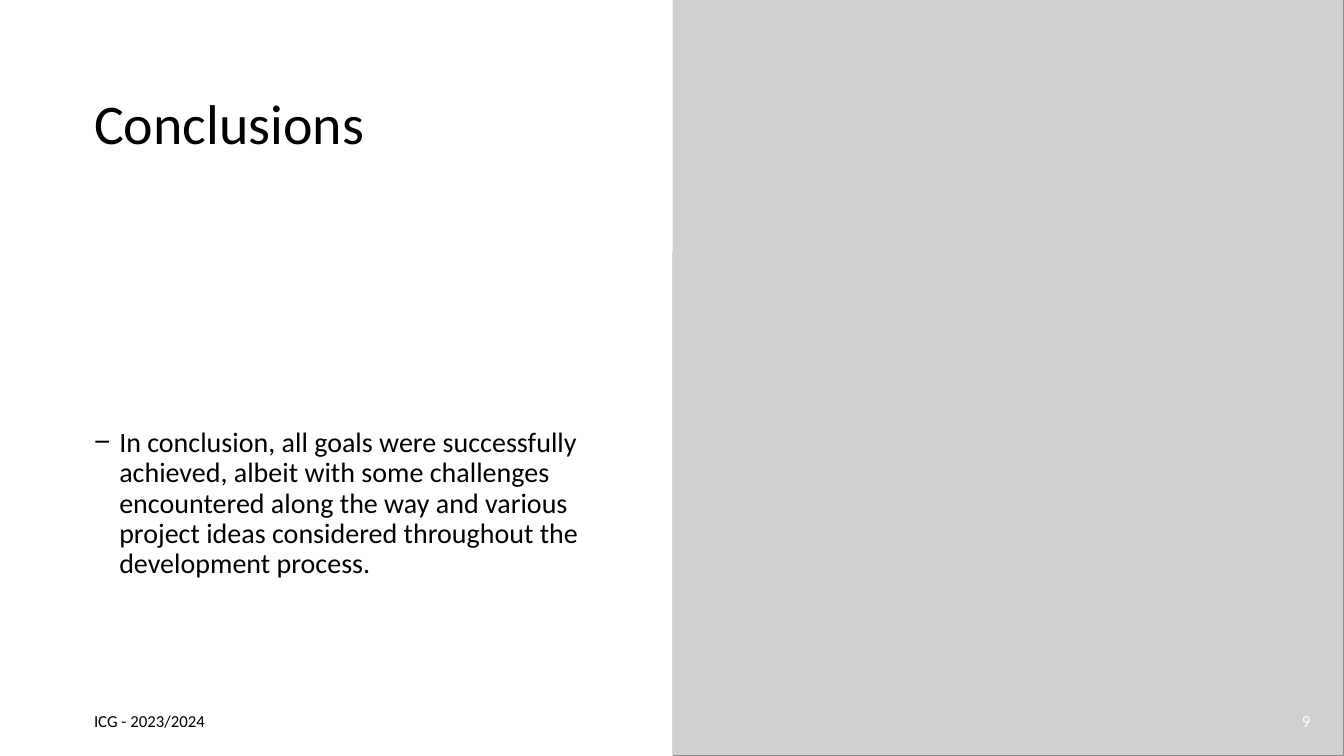
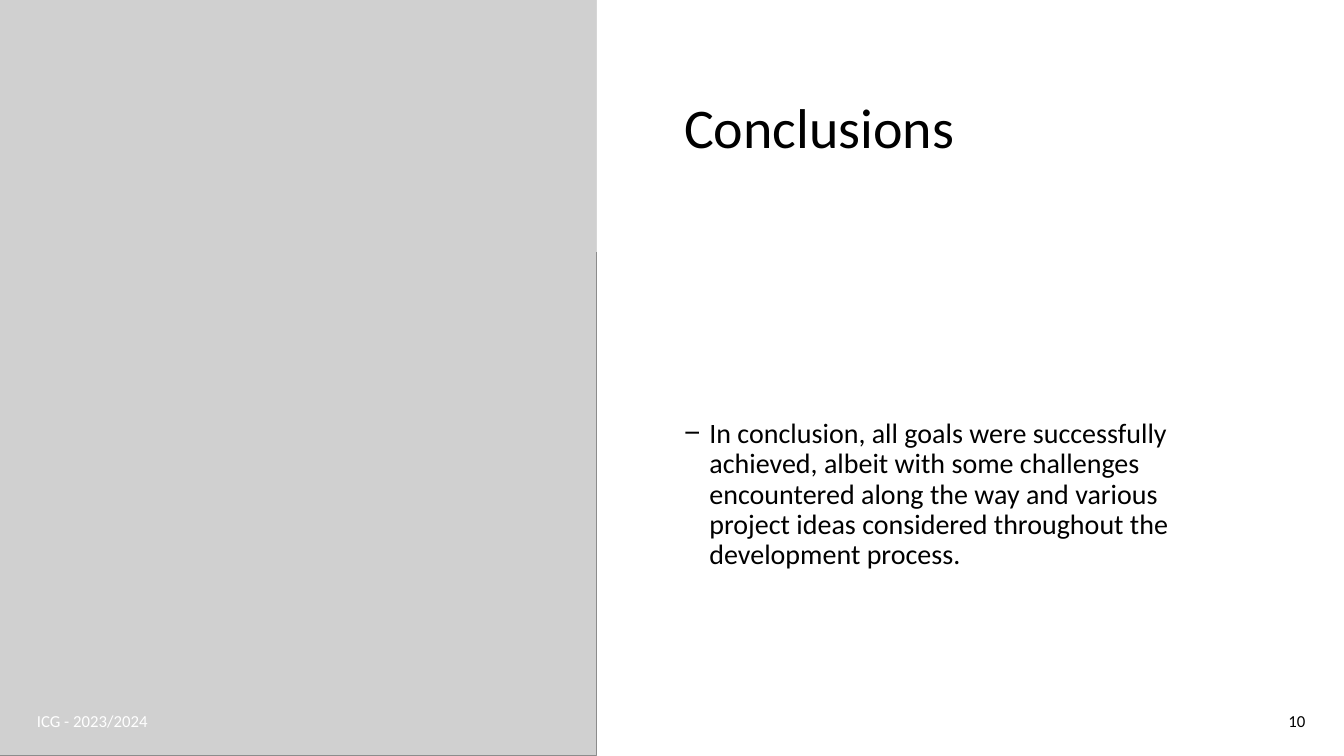
Before and after one commit to joaogasparp/joaogasparp.github.io, a slide deck: slide 10 of docs/icg_final.pptx (slide 9 before the commit). Drawn at 1344x756 pixels with LibreOffice and Linux fonts; fonts in the diff are those of the drawing; grey boxes stand for pictures. Boxes give left, top, right and bottom in pixels: in the first picture for what was removed or moved away, otherwise in the second. Text is boxed around its words. In the diff, an @@ line names an element or a change of style, - is before the commit and + after.

```diff
--- a/docs/icg_final.pptx
+++ b/docs/icg_final.pptx
@@ rectangle removed at (x1=0, y1=0, x2=673, y2=756) @@
@@ picture added at (x1=0, y1=0, x2=597, y2=756) @@
@@ rectangle resized from (x1=0, y1=0, x2=673, y2=252) to (x1=597, y1=0, x2=1344, y2=252) @@
@@ rectangle at (x1=597, y1=0, x2=1344, y2=252): shadow changed @@
@@ picture removed at (x1=673, y1=0, x2=1344, y2=756) @@
@@ title "Conclusions" moved from (x1=94, y1=105, x2=364, y2=145) to (x1=684, y1=109, x2=954, y2=149) @@
@@ text "In conclusion, all goals were ..." moved from (x1=119, y1=432, x2=578, y2=578) to (x1=709, y1=423, x2=1168, y2=569) @@
@@ text "ICG - 2023/2024" moved from (x1=94, y1=715, x2=205, y2=728) to (x1=37, y1=716, x2=148, y2=727) @@
@@ text "ICG - 2023/2024" at (x1=37, y1=716, x2=148, y2=727): text colour #000000 to #FFFFFF @@
@@ page number at (x1=1288, y1=716, x2=1305, y2=727): text changed; text colour #FFFFFF to #000000 @@
-9
+10
```
Also in this commit, not shown: 7 other slides changed, 1 slide added, 1 other file.
